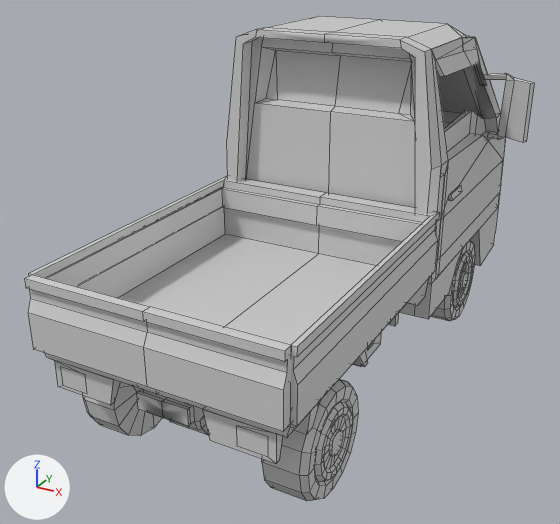
Two versions of the COLLADA model clean/CleanKit.scnassets/vehicles/CKTruck.dae, one commit apart.
Rendered twice from a 50 mm lens placed at (1.51, -3.03, 2.06), pointed at (-0.13, -0.04, 0.56). The lights are fixed; the arrows at lower left show +X, +Y and +Z. Mesh edges are drawn as thin lines. Objects named as collision shapes, trigger or cutter boxes, shadow casters or lower levels of detail are left out. Where no turn or scale is listed for an object, it has been applied to the vertices. Vertices at the same position are counted once.

Objects in the first picture: 'geometry'.
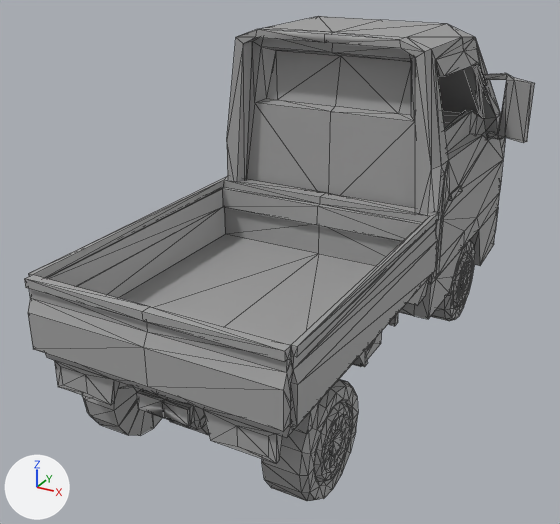
What changed in the scene script:
```text
Change mat_primary_metal_color:
    mat_primary_metal_color.base_color: (0.64, 0.64, 0.64) -> (0.367, 0.367, 0.367)  # light grey #d1d1d1 -> grey #a3a3a3
Change mat_black_plastic:
    mat_black_plastic.base_color: (0.64, 0.64, 0.64) -> (0.367, 0.367, 0.367)  # light grey #d1d1d1 -> grey #a3a3a3
Change mat_headlight_orange:
    mat_headlight_orange.base_color: (0.64, 0.64, 0.64) -> (0.367, 0.367, 0.367)  # light grey #d1d1d1 -> grey #a3a3a3
Change mat_window:
    mat_window.base_color: (0.64, 0.64, 0.64) -> (0.367, 0.367, 0.367)  # light grey #d1d1d1 -> grey #a3a3a3
Change me_truck_mesh:
    used by ob_geometry; location = (0.0, 0.8, 0.0)
    remove me_truck_mesh.from_pydata(...)  # 1975 vertices, 1834 faces; spans x -0.75..0.75, y -2.04..0.76, z 0.02..1.61
    add me_truck_mesh.from_pydata(...)  # 1972 vertices, 3986 faces; spans x -0.75..0.75, y -2.04..0.76, z 0.02..1.61
    me_truck_mesh part 1: 1 vertex removed from x 0.46, y -0.59, z 1.57
```

Pixel boxes (x1, y1, x2, y2) of what changed, in the pictures (560 x 524 px):
'geometry', recoloured, reshaped
    both: (24, 16, 535, 501)
part 1 of me_truck_mesh, deleted
    before: (401, 24, 462, 170)
